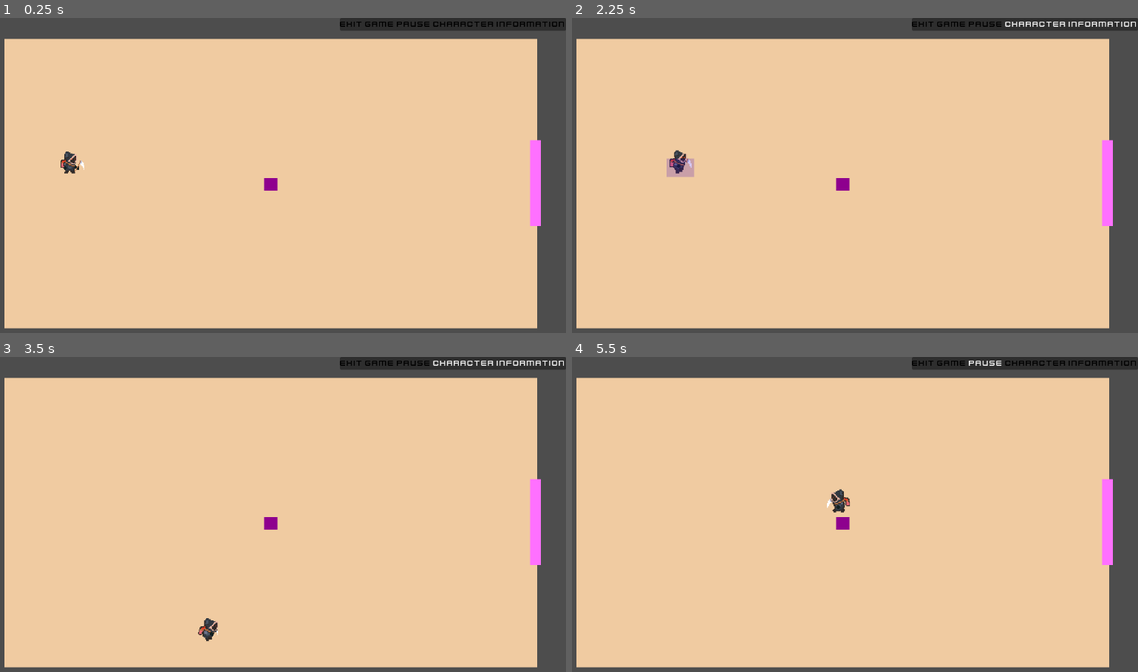
Above: before the commit, frames 1-4 (two rows, left to right).
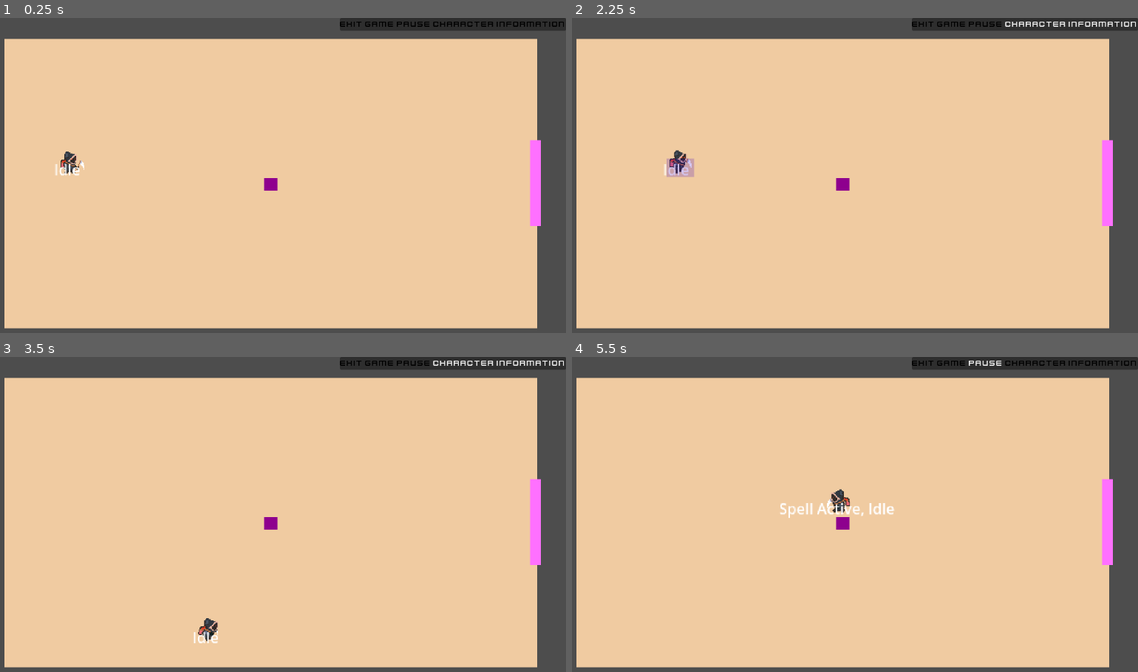
Above: after the commit, the same moments.

Repository: mabanana/MagicPE
Game: Godot game, scene res://Scenes/Menus/Main.tscn
Two runs of this game, one before a commit and one after it. Both use one fixed random seed, a clock stepped at 60 frames per second and the inputs below.
Inputs (mouse positions are in pixels of both pictures, inside the frame that each line leads up to):
- Up to frame 1 (0.25 s): no input
- Up to frame 2 (2.25 s): click "Character Information" at 0.5 s; click "Pause" at 1.25 s; move the mouse to (973, 166) at 2.02 s; press the mouse at (973, 166) at 2.03 s; hold Right (ui_right) from 2.03 s (still down)
- Up to frame 3 (3.5 s): right-click (401, 505) at 2.3 s; move the mouse to (152, 539) at 2.77 s; release Right (ui_right) at 2.78 s; release the mouse at (152, 539) at 2.78 s; hold Down (ui_down) from 2.78 s (still down); right-click (152, 539) at 2.85 s; tap Enter (ui_accept) at 3.02 s; click (152, 539) at 3.05 s
- Up to frame 4 (5.5 s): move the mouse to (900, 448) at 3.52 s; release Down (ui_down) at 3.53 s; press the mouse at (900, 448) at 3.53 s; hold Right (ui_right) 3.53-4.28 s; right-click (900, 448) at 3.8 s; move the mouse to (815, 590) at 4.27 s; release the mouse at (815, 590) at 4.28 s; hold Up (ui_up) 4.28-5.03 s; right-click (815, 590) at 4.35 s; tap Enter (ui_accept) at 4.52, 5.27 s; click (815, 590) at 4.55 s; move the mouse to (1019, 571) at 5.02 s; press the mouse at (1019, 571) at 5.03 s; hold Left (ui_left) from 5.03 s (still down); right-click (1019, 571) at 5.3 s

The runs differ from the first frame. In frame 1, less than 0.1% of the frame differs, in the area x 9-15%, y 46-51%; in frame 2, less than 0.1%; in frame 3, less than 0.1%; in frame 4, 0.3%, in the area x 36-57%, y 46-52%.

Commit message:
Update Interaction Logic

Diff:
--- a/Scenes/Entities/BackpackMan.tscn
+++ b/Scenes/Entities/BackpackMan.tscn
@@ -1,6 +1,7 @@
-[gd_scene load_steps=3 format=3 uid="uid://8ejq0yncv5il"]
+[gd_scene load_steps=4 format=3 uid="uid://8ejq0yncv5il"]
 
 [ext_resource type="Script" path="res://Scripts/Defaults/PlayerEnitity.gd" id="1_ua6g4"]
+[ext_resource type="Script" path="res://Scripts/UI/DebugLabel.gd" id="2_vkivc"]
 
 [sub_resource type="RectangleShape2D" id="RectangleShape2D_dh0tf"]
 size = Vector2(22, 25)
@@ -15,3 +16,14 @@
 shape = SubResource("RectangleShape2D_dh0tf")
 
 [node name="Sprite" type="Sprite2D" parent="."]
+
+[node name="Label" type="Label" parent="."]
+anchors_preset = 5
+anchor_left = 0.5
+anchor_right = 0.5
+offset_left = -19.0
+offset_right = 19.0
+offset_bottom = 26.0
+grow_horizontal = 2
+text = "TEXT"
+script = ExtResource("2_vkivc")
--- a/Scripts/Character/TricksterComponent.gd
+++ b/Scripts/Character/TricksterComponent.gd
@@ -3,6 +3,12 @@
 
 var fake_ball_scene = preload("res://Scenes/Entities/FakeBall.tscn")
 const instance_offset = Vector2(15,15)
+
+func main_interact(state):
+	if spell_active:
+		if state is PossessionState:
+			possession_spell()
+
 
 func possession_spell():
 	print("TricksterComponent: Activate possession spell effect")
@@ -10,3 +16,4 @@
 	fake_ball.global_position = get_parent().global_position+(instance_offset*get_parent().facing)
 	fake_ball.duration = duration
 	add_child(fake_ball)
+	spell_active = false
--- a/Scripts/Defaults/CharacterComponent.gd
+++ b/Scripts/Defaults/CharacterComponent.gd
@@ -5,8 +5,8 @@
 @export var cooldown: int
 @export var duration: int
 
-func sec_interaction(state_name):
+func secondary_interact(state):
+	spell_active = not spell_active
+
+func main_interact(state):
 	pass
-
-func activate_spell():
-	pass
--- a/Scripts/Defaults/CharacterStateMachine.gd
+++ b/Scripts/Defaults/CharacterStateMachine.gd
@@ -5,6 +5,7 @@
 @export var character: CharacterBody2D
 @export var animation_tree: AnimationTree
 @export var game_component: GameComponent
+var char_component: CharacterComponent
 var states : Dictionary = {}
 
 func _ready():
--- a/Scripts/Defaults/GameComponents.gd
+++ b/Scripts/Defaults/GameComponents.gd
@@ -1,8 +1,8 @@
 extends Node2D
 class_name GameComponent
 
-func main_interact(state_name):
+func main_interact(state):
 	pass
 
-func sec_interact(state_name):
+func secondary_interact(state):
 	pass
--- a/Scripts/Defaults/PlayerEnitity.gd
+++ b/Scripts/Defaults/PlayerEnitity.gd
@@ -40,6 +40,8 @@
 		elif child is CharacterComponent:
 			char_component = child
 	game_component.state_machine = state_machine
+	state_machine.game_component = game_component
+	state_machine.char_component = char_component
 
 func _physics_process(delta):
 	x_direction = Input.get_axis("ui_left", "ui_right")
@@ -87,12 +89,12 @@
 
 	elif event.is_action_pressed("main_interact"):
 		print("PlayerEntity: Main Interact pressed")
+		state_machine.current_state.main_interact()
 		if state_machine.is_can_cast():
-			if char_component.spell_active:
-				char_component.spell_active = false
-				char_component.possession_spell()
-			game_component.main_interact(state_machine.current_state)
+			char_component.main_interact(state_machine.current_state)
+
 	elif event.is_action_pressed("secondary_interact"):
 		print("PlayerEntity: Secondary Interact pressed")
-		char_component.spell_active = not char_component.spell_active
+		if state_machine.is_can_cast():
+			char_component.secondary_interact(state_machine.current_state)
 	state_machine.state_machine_input(event)
--- a/Scripts/Defaults/State.gd
+++ b/Scripts/Defaults/State.gd
@@ -21,5 +21,7 @@
 func on_exit():
 	pass
 
-func main_interact(state_name: String):
-	get_parent().game_component.main_interact(state_name)
+func main_interact():
+	get_parent().game_component.main_interact(self)
+	if can_cast:
+		get_parent().char_component.main_interact(self)
--- /dev/null
+++ b/Scripts/UI/DebugLabel.gd
@@ -0,0 +1,17 @@
+extends Label
+class_name DebugLabel
+
+# Called when the node enters the scene tree for the first time.
+func _ready():
+	pass # Replace with function body.
+
+
+# Called every frame. 'delta' is the elapsed time since the previous frame.
+func _process(delta):
+	var spell_active = get_parent().char_component.spell_active
+	var state = get_parent().state_machine.current_state.name
+	if spell_active:
+		spell_active = "Spell Active, "
+	else:
+		spell_active = ""
+	text = spell_active + state
